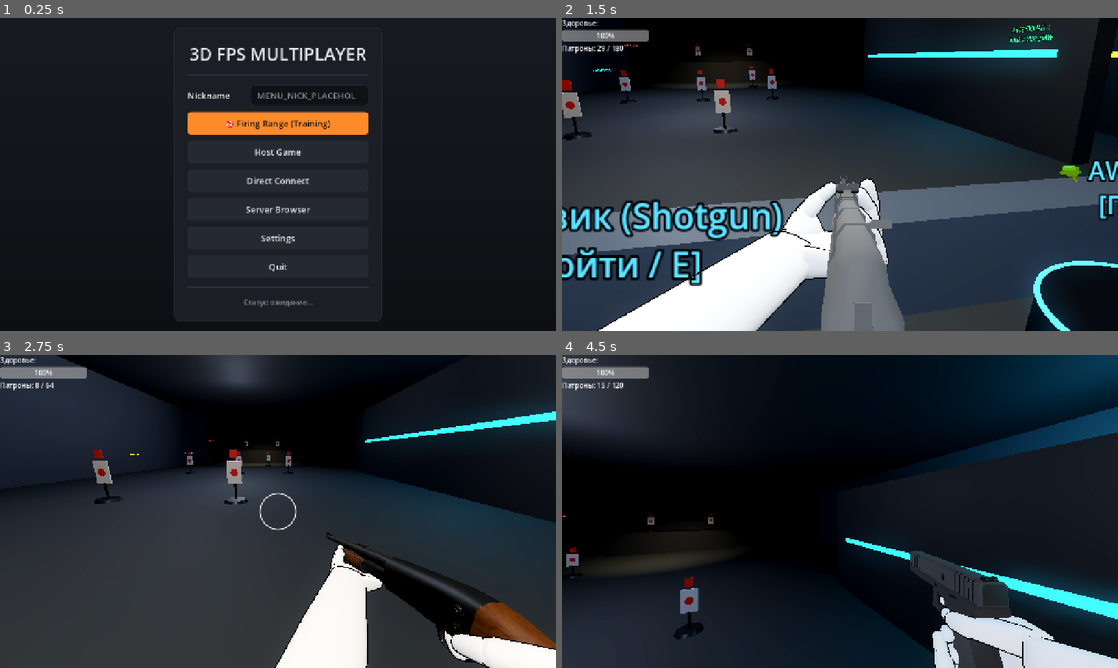
Above: before the commit, frames 1-4 (two rows, left to right).
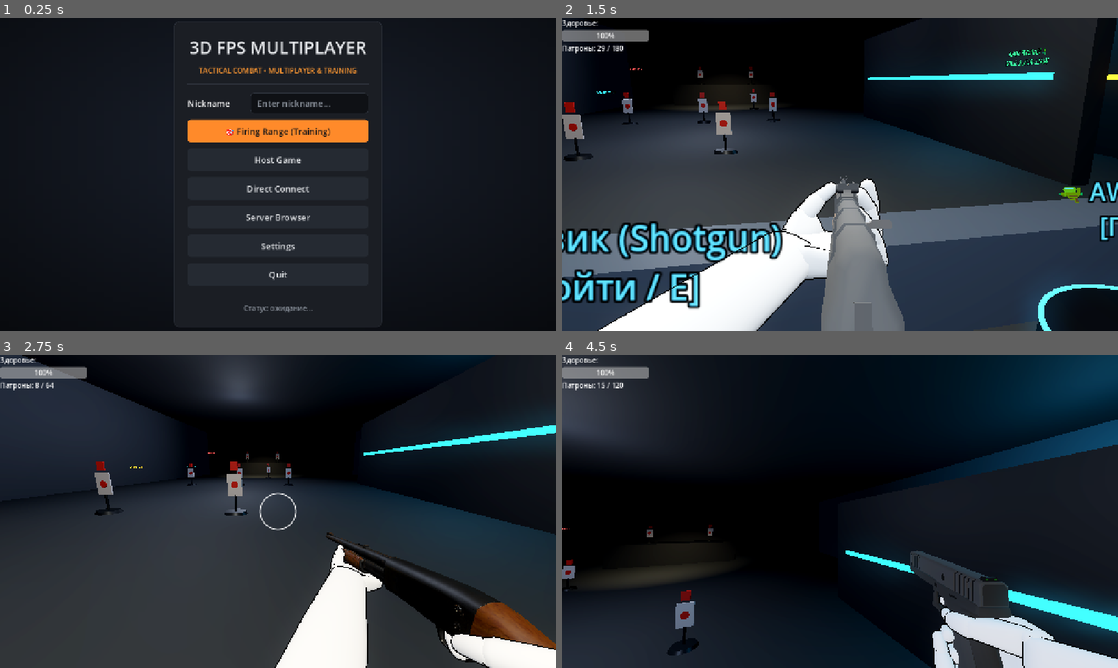
Above: after the commit, the same moments.

Repository: genjblu/multiplayer-vb
Game: Godot game, scene res://scenes/main_menu.tscn
Two runs of this game, one before a commit and one after it. Both use one fixed random seed, a clock stepped at 60 frames per second and the inputs below.
Inputs (mouse positions are in pixels of both pictures, inside the frame that each line leads up to):
- Up to frame 1 (0.25 s): no input
- Up to frame 2 (1.5 s): click "🎯 Firing Range (Training)" at 0.5 s; tap Enter (ui_accept) at 1.25 s; move the mouse to (867, 174) at 1.27 s; hold W (move_forward) from 1.28 s (still down); hold Right mouse button (ads) from 1.28 s (still down); click (867, 174) at 1.42 s
- Up to frame 3 (2.75 s): keep holding W (move_forward); tap Space (jump) at 1.52, 1.82, 2.27, 2.57 s; move the mouse to (250, 511) at 2.02 s; release Right mouse button (ads) at 2.03 s; tap Ctrl (crouch) at 2.1 s
- Up to frame 4 (4.5 s): keep holding W (move_forward); move the mouse to (851, 505) at 2.77 s; press the mouse at (851, 505) at 2.78 s; move the mouse to (834, 517) at 3.52 s; release the mouse at (834, 517) at 3.53 s; tap Shift (sprint) at 3.6 s; click (834, 517) at 3.67 s; tap Space (jump) at 3.77, 4.07 s; move the mouse to (878, 514) at 4.27 s; hold 1 (weapon_1) from 4.28 s (still down)

The runs differ from the first frame. In frame 1, 5.4% of the frame differs, in the area x 31-69%, y 1-98%; in frame 2, 27%, in the area x 0-100%, y 0-100%; in frame 3, 6.8%; in frame 4, 7.4%.

Commit message:
fix(ui): fix nickname placeholder localization, hide quit on web, improve menu visuals

Diff:
--- a/scripts/localization_data.gd
+++ b/scripts/localization_data.gd
@@ -24,6 +24,7 @@
 
 		# Главное меню
 		"MENU_NICK": "Ник",
+		"MENU_NICK_PLACEHOLDER": "Введите никнейм...",
 		"MENU_TRAINING": "🎯 Полигон (Тренировка)",
 		"MENU_HOST": "Создать сервер",
 		"MENU_JOIN": "Подключиться по IP",
@@ -105,6 +106,7 @@
 
 		# Main Menu
 		"MENU_NICK": "Nickname",
+		"MENU_NICK_PLACEHOLDER": "Enter nickname...",
 		"MENU_TRAINING": "🎯 Firing Range (Training)",
 		"MENU_HOST": "Host Game",
 		"MENU_JOIN": "Direct Connect",
--- a/scripts/menu_manager.gd
+++ b/scripts/menu_manager.gd
@@ -11,14 +11,15 @@
 	theme = UITheme.build()
 	set_anchors_and_offsets_preset(Control.PRESET_FULL_RECT)
 
-	# Фон: вертикальный градиент. Для однотонного фона замени на ColorRect.
+	# Фон: кинематографичный радиально-вертикальный градиент
 	var grad := Gradient.new()
-	grad.set_color(0, Color("171a20"))
-	grad.set_color(1, Color("0d0f13"))
+	grad.set_color(0, Color("1a202c"))
+	grad.set_color(1, Color("080a0e"))
 	var tex := GradientTexture2D.new()
 	tex.gradient = grad
-	tex.fill_from = Vector2(0.5, 0.0)
-	tex.fill_to = Vector2(0.5, 1.0)
+	tex.fill = GradientTexture2D.FILL_RADIAL
+	tex.fill_from = Vector2(0.5, 0.4)
+	tex.fill_to = Vector2(1.0, 1.0)
 	var bg := TextureRect.new()
 	bg.texture = tex
 	bg.expand_mode = TextureRect.EXPAND_IGNORE_SIZE
@@ -36,7 +37,7 @@
 	center.add_child(panel)
 
 	var outer := VBoxContainer.new()
-	outer.add_theme_constant_override("separation", 16)
+	outer.add_theme_constant_override("separation", 14)
 	panel.add_child(outer)
 
 	var title := Label.new()
@@ -44,6 +45,14 @@
 	title.horizontal_alignment = HORIZONTAL_ALIGNMENT_CENTER
 	title.text = "3D FPS MULTIPLAYER"
 	outer.add_child(title)
+
+	var subtitle := Label.new()
+	subtitle.theme_type_variation = "HintLabel"
+	subtitle.horizontal_alignment = HORIZONTAL_ALIGNMENT_CENTER
+	subtitle.text = "TACTICAL COMBAT • MULTIPLAYER & TRAINING"
+	subtitle.add_theme_color_override("font_color", Color("ff9933"))
+	outer.add_child(subtitle)
+
 	outer.add_child(HSeparator.new())
 
 	content = VBoxContainer.new()
--- a/scripts/screen_main.gd
+++ b/scripts/screen_main.gd
@@ -9,6 +9,12 @@
 	nick_edit = LineEdit.new()
 	nick_edit.placeholder_text = tr("MENU_NICK_PLACEHOLDER")
 	nick_edit.max_length = 16
+	if GameStats and not GameStats.local_nick.is_empty():
+		nick_edit.text = GameStats.local_nick
+	nick_edit.text_changed.connect(func(new_text):
+		if GameStats:
+			GameStats.set_nick(new_text)
+	)
 	add_child(_make_row(tr("MENU_NICK"), nick_edit))
 
 	var b_training := _make_button(tr("MENU_TRAINING"), true)
@@ -32,9 +38,10 @@
 	b_settings.pressed.connect(func(): navigate.emit("settings"))
 	add_child(b_settings)
 
-	var b_quit := _make_button(tr("MENU_QUIT"))
-	b_quit.pressed.connect(func(): get_tree().quit())
-	add_child(b_quit)
+	if not OS.has_feature("web"):
+		var b_quit := _make_button(tr("MENU_QUIT"))
+		b_quit.pressed.connect(func(): get_tree().quit())
+		add_child(b_quit)
 
 func get_nick() -> String:
 	return nick_edit.text
--- a/translations.csv
+++ b/translations.csv
@@ -22,3 +22,11 @@
 KILLS_HEADER,К,K
 DEATHS_HEADER,С,D
 KD_HEADER,K/D,K/D
+MENU_NICK,Ник,Nickname
+MENU_NICK_PLACEHOLDER,Введите никнейм...,Enter nickname...
+MENU_TRAINING,🎯 Полигон (Тренировка),🎯 Firing Range (Training)
+MENU_HOST,Создать сервер,Host Game
+MENU_JOIN,Подключиться по IP,Direct Connect
+MENU_LAN,Список серверов,Server Browser
+MENU_SETTINGS,Настройки,Settings
+MENU_QUIT,Выход,Quit
